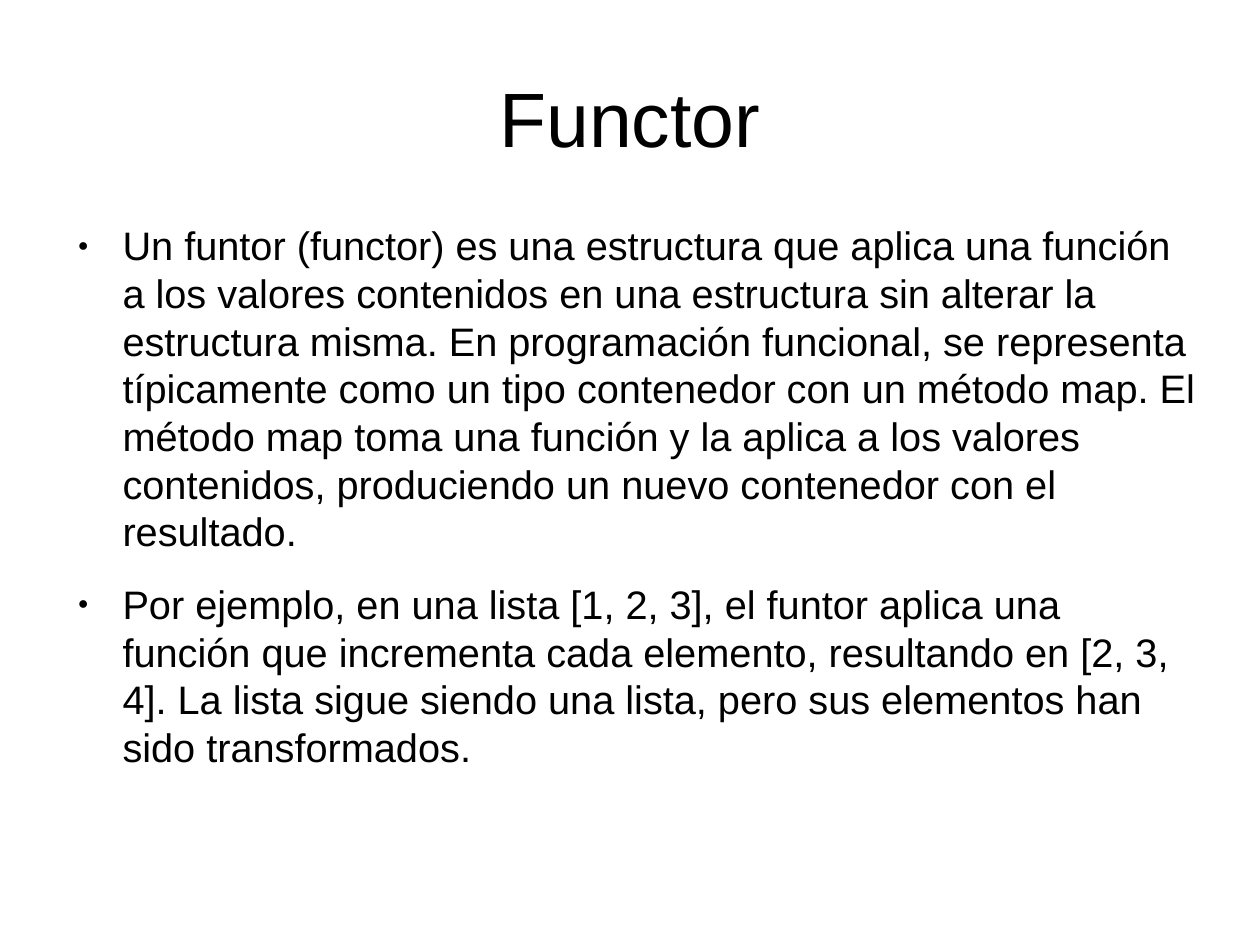
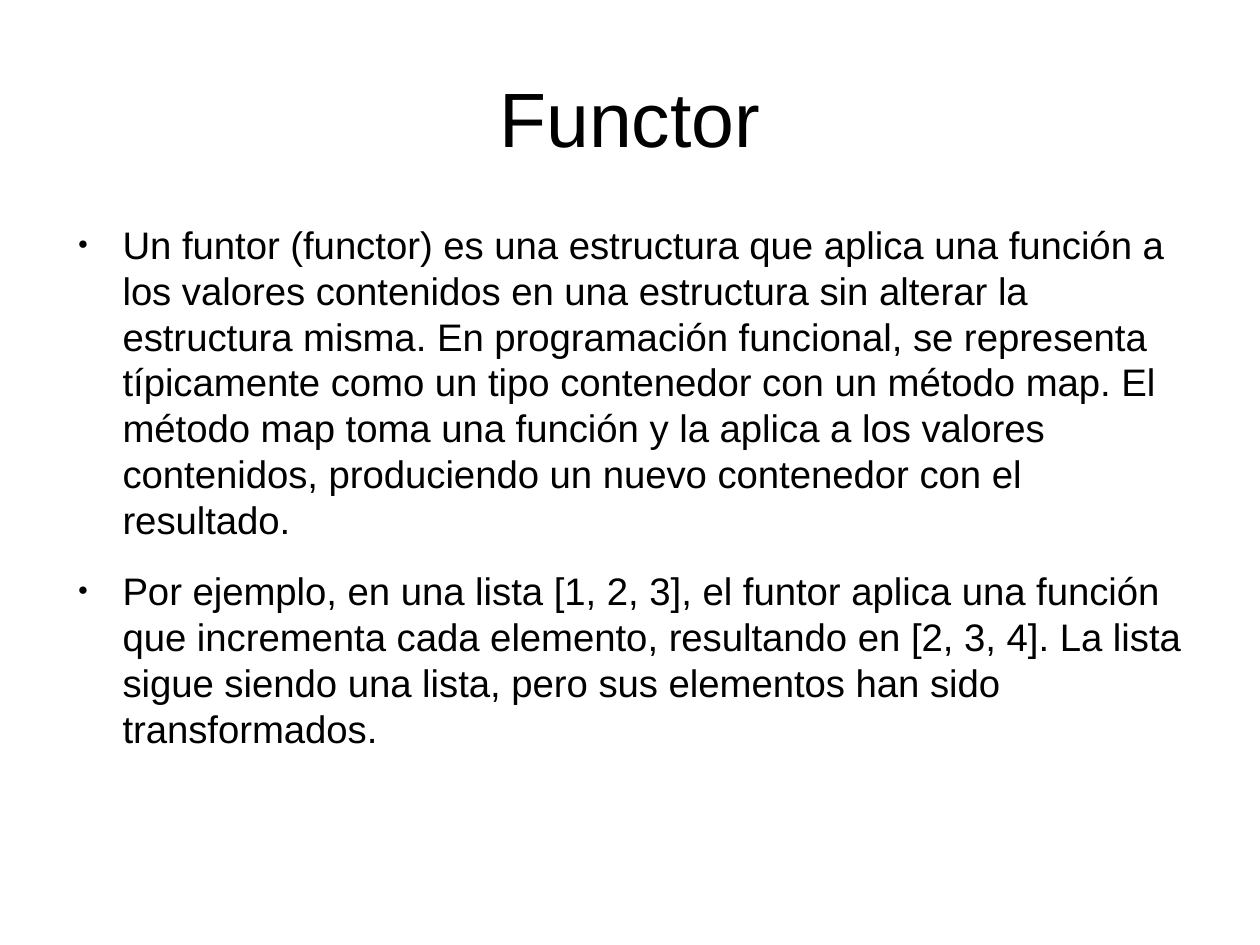
Before and after one commit to totis023/paradigmaUAP2025, a slide deck: slide 5 of funcional/clase5.pptx. Drawn at 1260x945 pixels with LibreOffice and Linux fonts; fonts in the diff are those of the drawing; background and template pictures are left out. Boxes give left, top, right and bottom in pixels: in the first picture for what was removed or moved away, otherwise in the second. Text is boxed around its words. In the diff, an @@ line names an element or a change of style, - is before the commit and + after.

```diff
--- a/funcional/clase5.pptx
+++ b/funcional/clase5.pptx
@@ text "Un funtor (functor) es una ..." at bbox=[123, 230, 1181, 744]: size 22.7 to 21.9 pt @@
```
Also in this commit, not shown: 3 other slides changed, 4 slides added, 7 slides removed, 1 other file.
